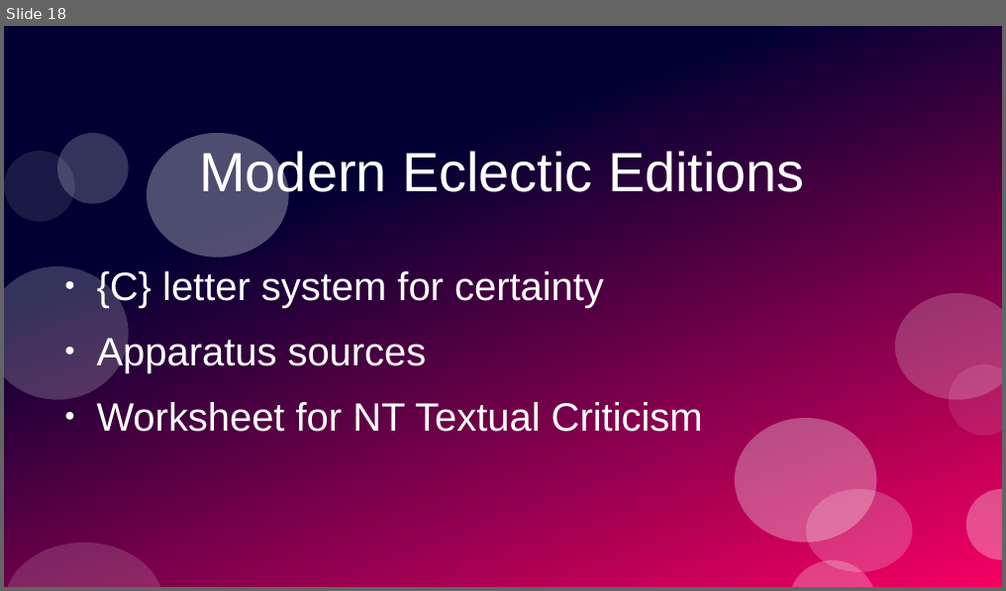
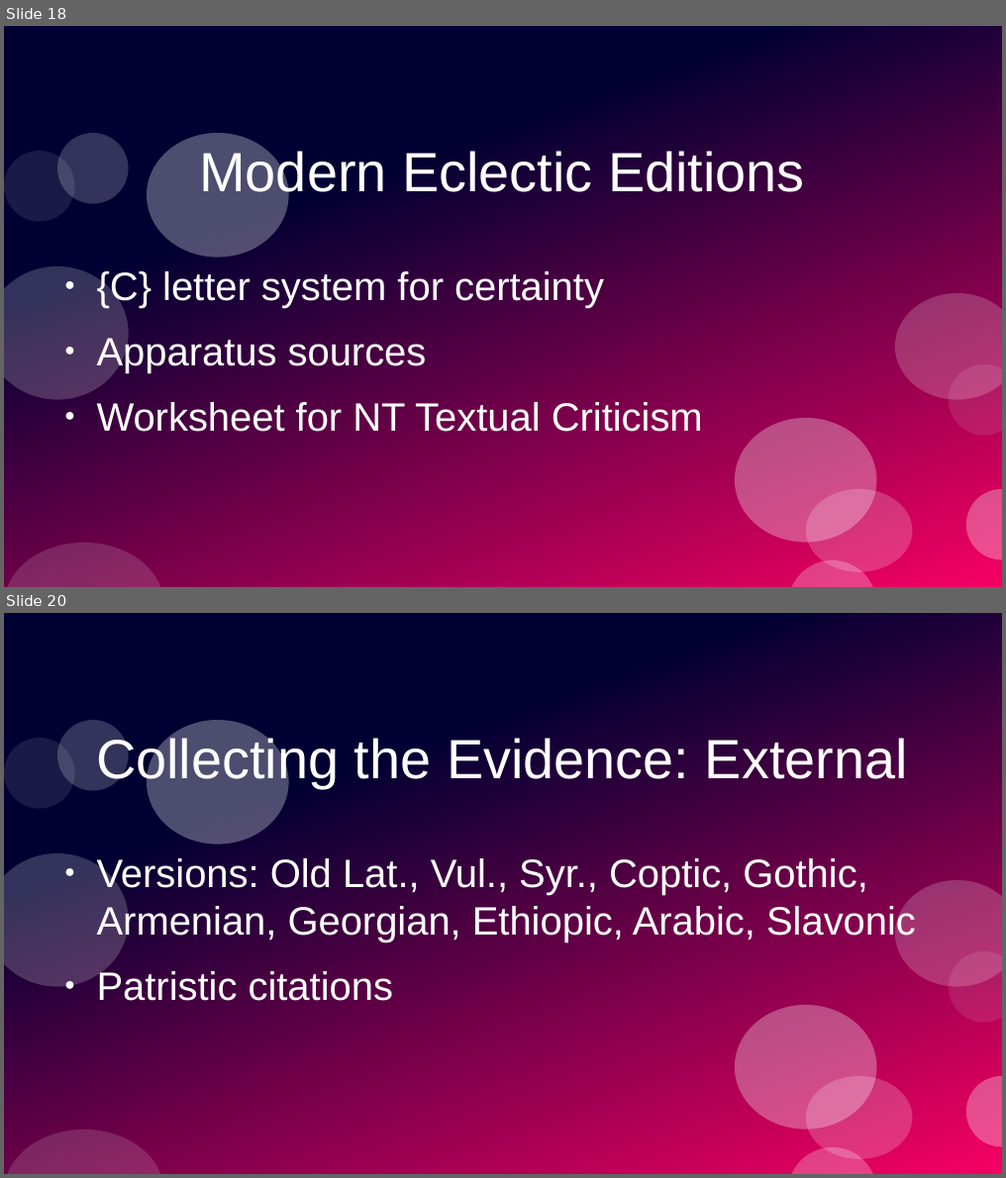
Before and after one commit to stevemac321/Music, a slide deck: LostTransmission.pptx. Shown one above the other, each under a label of ours: slide 18 before the commit, slides 18 and 20 after it; the slides between them are not shown. The pictures are 1006x591 and 1006x1178 pixels, drawn with LibreOffice and Linux fonts; fonts in the diff are those of the drawing. Boxes give left, top, right and bottom in pixels: in the first picture for what was removed or moved away, otherwise in the second. Text is boxed around its words. In the diff, an @@ line names an element or a change of style, - is before the commit and + after.

```diff
--- a/LostTransmission.pptx
+++ b/LostTransmission.pptx
@@ slide 20 added at box(4, 613, 1002, 1174), background #FFFFFF; not listed: 12 template elements that a slide beside it also shows @@
@@ text added at box(96, 735, 908, 788), 44 pt, text #FFFFFF @@
+Collecting the Evidence: External
@@ text added at box(97, 859, 916, 1001), 31.5 pt, text #FFFFFF @@
+● Versions: Old Lat., Vul., Syr., Coptic, Gothic, Armenian, Georgian, Ethiopic, Arabic, Slavonic
+● Patristic citations
```
Also in this commit, not shown: 10 other slides added, 1 slide removed.
